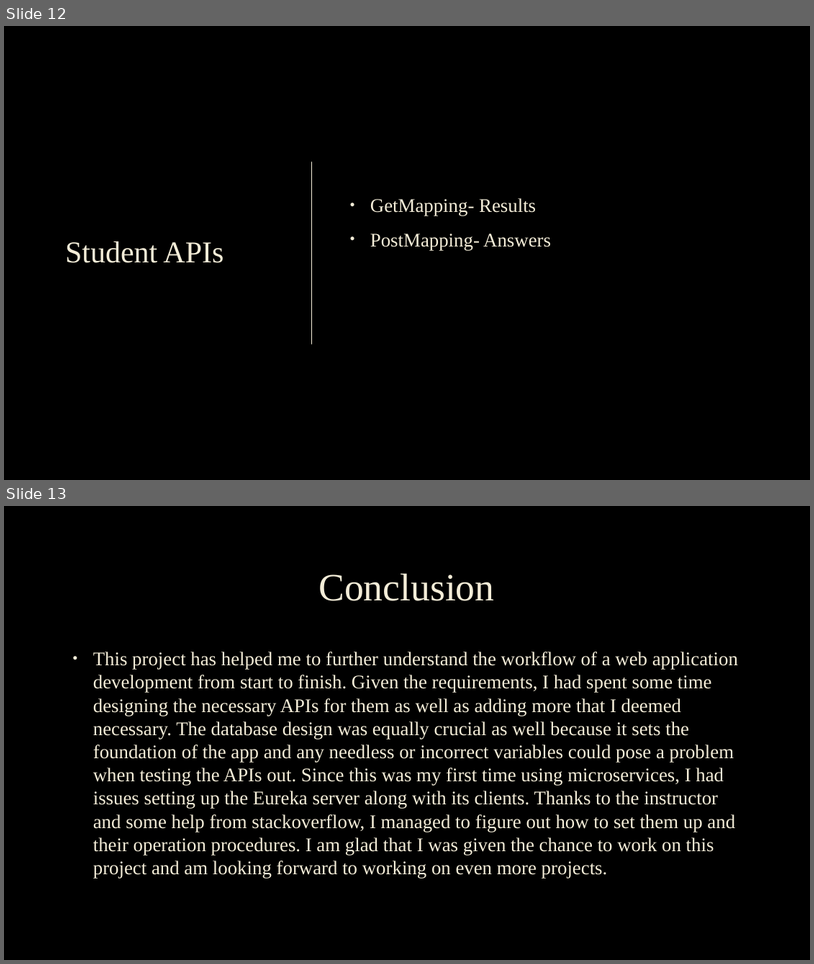
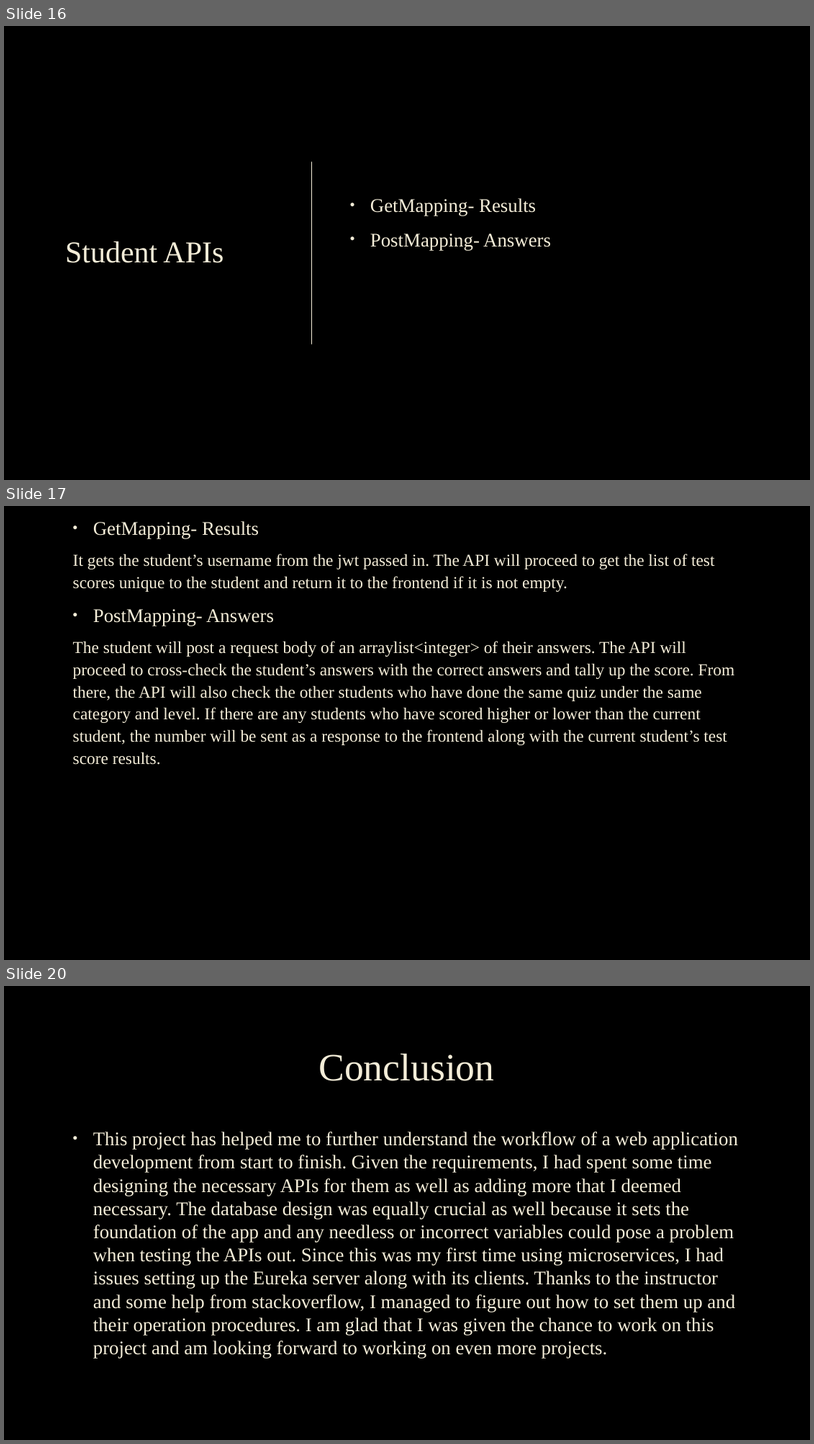
Before and after one commit to yongdingtan/ncs_final_final_project, a slide deck: NCS_Project_Presentation_TanYongDing.pptx. Shown one above the other, each under a label of ours: slides 12 and 13 before the commit, slides 16, 17 and 20 after it; the slides between them are not shown. The pictures are 814x964 and 814x1444 pixels, drawn with LibreOffice and Linux fonts; fonts in the diff are those of the drawing; background and template pictures are left out. Boxes give left, top, right and bottom in pixels: in the first picture for what was removed or moved away, otherwise in the second. Text is boxed around its words. In the diff, an @@ line names an element or a change of style, - is before the commit and + after.

```diff
--- a/NCS_Project_Presentation_TanYongDing.pptx
+++ b/NCS_Project_Presentation_TanYongDing.pptx
@@ slide 17 added at (4, 506, 810, 960), background picture (left out) @@
@@ text added at (73, 521, 736, 764), 20 pt, text #F4EDD8 @@
+• GetMapping- Results
+It gets the student’s username from the jwt passed in. The API will proceed to get the list of test scores unique to the student and return it to the frontend if it is not empty.
+• PostMapping- Answers
+The student will post a request body of an arraylist<integer> of their answers. The API will proceed to cross-check the student’s answers with the correct answers and tally up the score. From there, the API will also check the other students who have done the same quiz under the same category and level. If there are any students who have scored higher or lower than the current student, the number will be sent as a response to the frontend along with the current student’s test score results.
@@ what was slide 12 is now slide 16 @@
@@ what was slide 13 is now slide 20 @@
```
Also in this commit, not shown: 2 slides changed, 7 other slides added, 1 slide removed, 8 other files.
